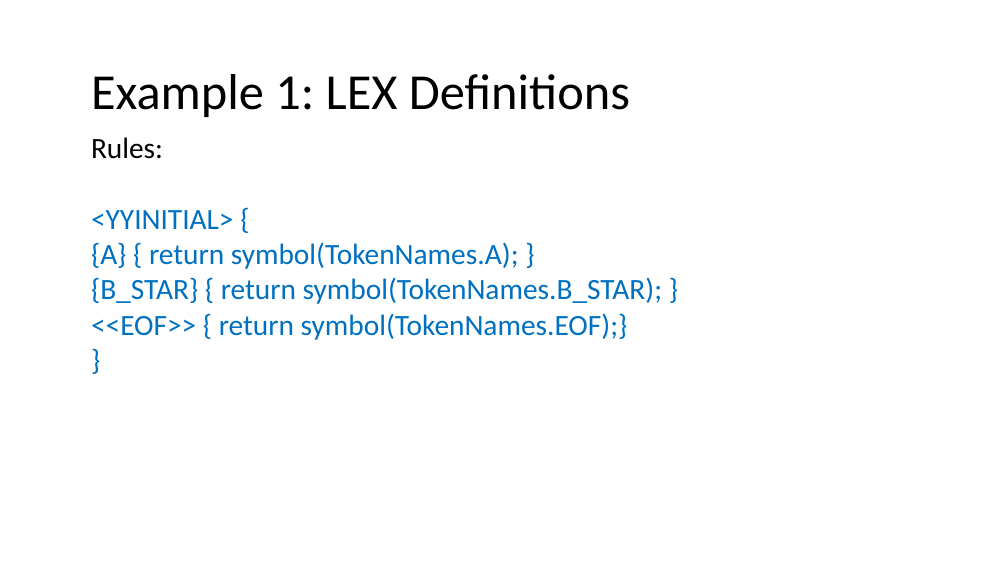
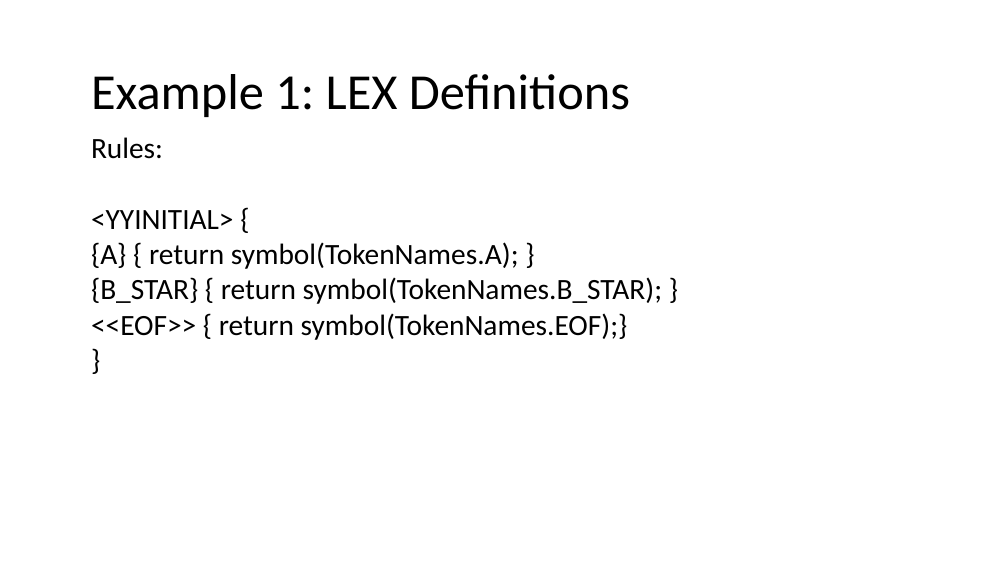
Before and after one commit to nivshani/compilation, a slide deck: slide 92 of slides/lexical_analysis.pptx. Drawn at 1008x567 pixels with LibreOffice and Linux fonts; fonts in the diff are those of the drawing. Boxes give left, top, right and bottom in pixels: in the first picture for what was removed or moved away, otherwise in the second. Text is boxed around its words. In the diff, an @@ line names an element or a change of style, - is before the commit and + after.

```diff
--- a/slides/lexical_analysis.pptx
+++ b/slides/lexical_analysis.pptx
@@ text at <box>91,210,662,340</box>: text colour #0070C0 to #000000 @@
```
Also in this commit, not shown: 3 other slides changed, 1 other file.
